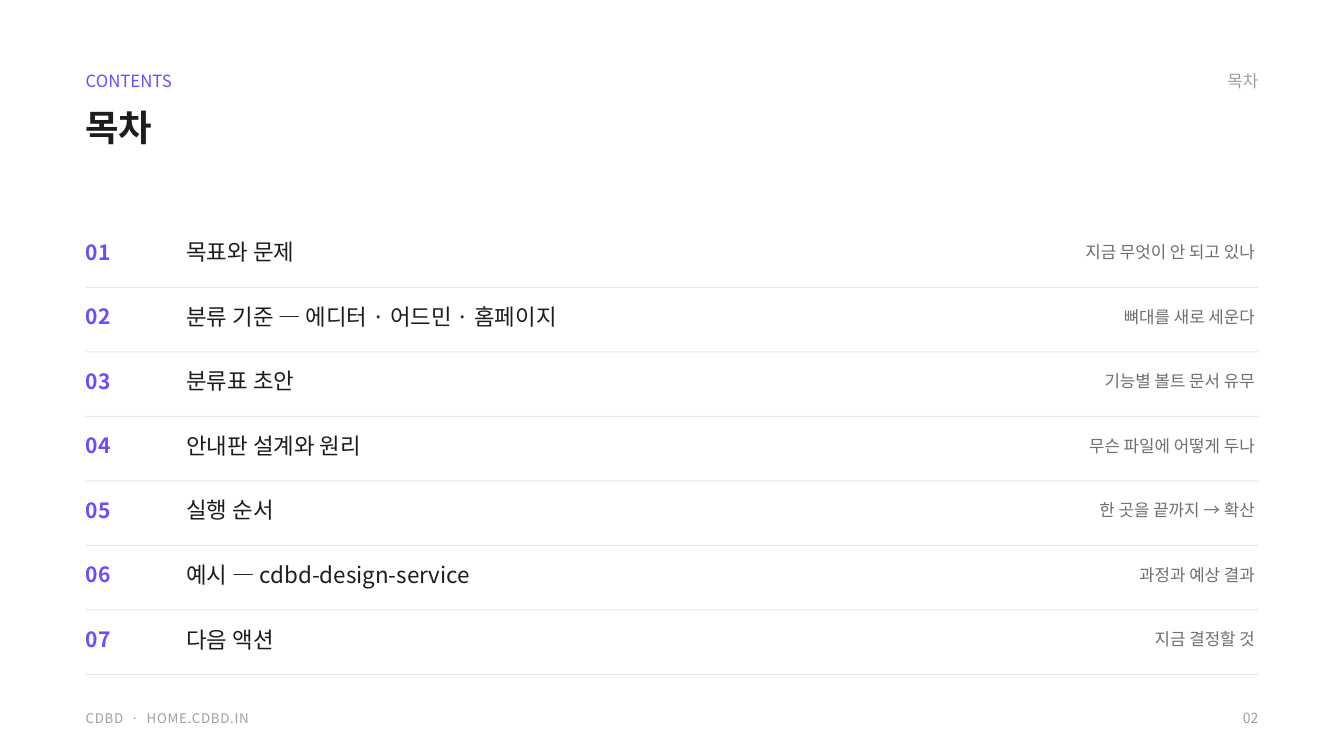
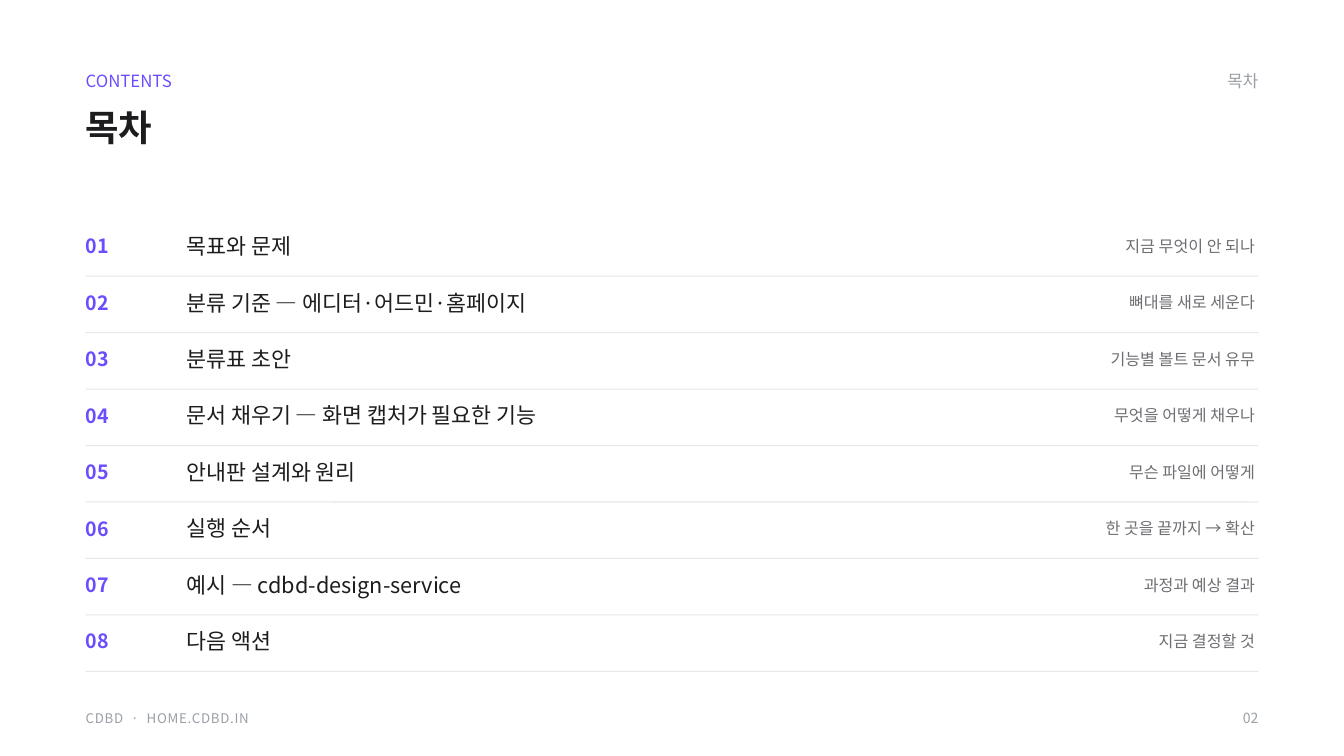
Before and after one commit to CdBd-in/design, a slide deck: slide 2 of _기능 안내판 실행 계획.pptx. Drawn at 1344x756 pixels with LibreOffice and Linux fonts; fonts in the diff are those of the drawing. Boxes give left, top, right and bottom in pixels: in the first picture for what was removed or moved away, otherwise in the second. Text is boxed around its words. In the diff, an @@ line names an element or a change of style, - is before the commit and + after.

```diff
--- a/_기능 안내판 실행 계획.pptx
+++ b/_기능 안내판 실행 계획.pptx
@@ text at [1125,238,1255,253]: text changed; size 12 to 11.5 pt @@
-지금 무엇이 안 되고 있나
+지금 무엇이 안 되나
@@ text "02": place and size @@
-text "02" at [86,308,111,325]
+text "02" at [86,295,109,310]
@@ line moved from (86, 287) - (1258, 287) to (86, 276) - (1258, 276) @@
@@ text at [186,292,526,313]: text changed; size 16 to 15.5 pt @@
-분류 기준 — 에디터 · 어드민 · 홈페이지
+분류 기준 — 에디터·어드민·홈페이지
@@ text "뼈대를 새로 세운다": place and size @@
-text "뼈대를 새로 세운다" at [1124,309,1254,325]
+text "뼈대를 새로 세운다" at [1129,294,1255,310]
@@ text "03": place and size @@
-text "03" at [86,373,111,390]
+text "03" at [86,351,109,367]
@@ line moved from (86, 352) - (1258, 352) to (86, 333) - (1258, 333) @@
@@ text "분류표 초안": place and size @@
-text "분류표 초안" at [186,370,294,391]
+text "분류표 초안" at [186,349,291,369]
@@ text "기능별 볼트 문서 유무": place and size @@
-text "기능별 볼트 문서 유무" at [1105,373,1255,389]
+text "기능별 볼트 문서 유무" at [1111,351,1255,366]
@@ line moved from (86, 416) - (1258, 416) to (86, 389) - (1258, 389) @@
@@ text "04": place and size @@
-text "04" at [86,437,111,454]
+text "04" at [86,408,109,423]
@@ text added at [186,405,536,425], 15.5 pt, text #1D1D1F @@
+문서 채우기 — 화면 캡처가 필요한 기능
@@ text at [1114,407,1255,423]: text changed; size 12 to 11.5 pt @@
-무슨 파일에 어떻게 두나
+무엇을 어떻게 채우나
@@ text "05": place and size @@
-text "05" at [86,502,111,519]
+text "05" at [86,464,109,480]
@@ line moved from (86, 481) - (1258, 481) to (86, 446) - (1258, 446) @@
@@ size 16 to 15.5 pt in 6 elements at [186,236,291,256], [186,349,291,369], [186,631,271,651], [186,575,462,598], [186,518,271,538], [186,462,356,482] @@
@@ text "안내판 설계와 원리": place and size @@
-text "안내판 설계와 원리" at [186,435,361,456]
+text "안내판 설계와 원리" at [186,462,356,482]
@@ text added at [1129,464,1255,480], 11.5 pt, text #6E6E73 @@
+무슨 파일에 어떻게
@@ text "06": place and size @@
-text "06" at [86,566,111,583]
+text "06" at [86,521,109,536]
@@ line moved from (86, 545) - (1258, 545) to (86, 502) - (1258, 502) @@
@@ text "실행 순서": place and size @@
-text "실행 순서" at [186,499,274,520]
+text "실행 순서" at [186,518,271,538]
@@ size 12 to 11.5 pt in 5 elements at [1129,294,1255,310], [1111,351,1255,366], [1159,633,1255,648], [1144,577,1255,592], [1106,520,1255,535] @@
@@ text "한 곳을 끝까지 → 확산": place and size @@
-text "한 곳을 끝까지 → 확산" at [1099,502,1255,518]
+text "한 곳을 끝까지 → 확산" at [1106,520,1255,535]
@@ size 15 to 14 pt in 7 elements at [86,238,109,253], [86,295,109,310], [86,351,109,367], [86,408,109,423], [86,464,109,480], [86,521,109,536], [86,577,109,592] @@
@@ text "07": place and size @@
-text "07" at [86,631,111,648]
+text "07" at [86,577,109,592]
@@ line moved from (86, 610) - (1258, 610) to (86, 559) - (1258, 559) @@
@@ text "예시 — cdbd-design-service": place and size @@
-text "예시 — cdbd-design-service" at [186,564,470,589]
+text "예시 — cdbd-design-service" at [186,575,462,598]
@@ text "과정과 예상 결과": place and size @@
-text "과정과 예상 결과" at [1139,567,1255,583]
+text "과정과 예상 결과" at [1144,577,1255,592]
@@ line moved from (86, 675) - (1258, 675) to (86, 615) - (1258, 615) @@
@@ text added at [86,633,109,649], 14 pt, text #6C4CFF, bold @@
+08
@@ line added from (86, 671) to (1258, 671), #E5E7EB 0.75 pt @@
```
Also in this commit, not shown: 8 other slides changed, 2 slides added, 1 other file.
